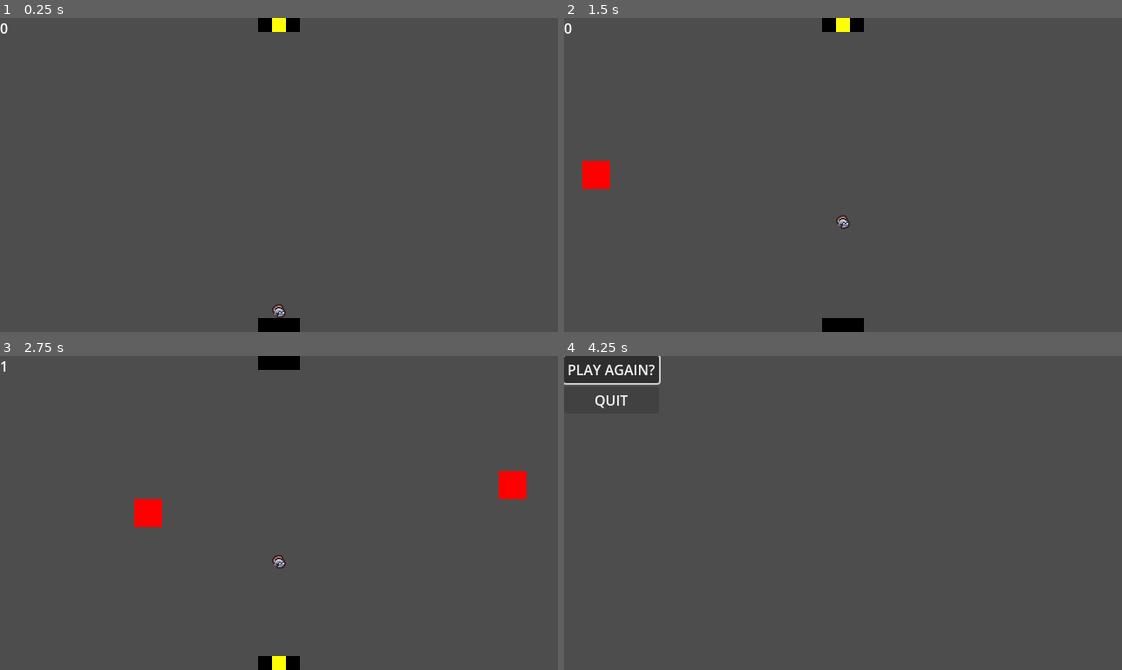
Above: before the commit, frames 1-4 (two rows, left to right).
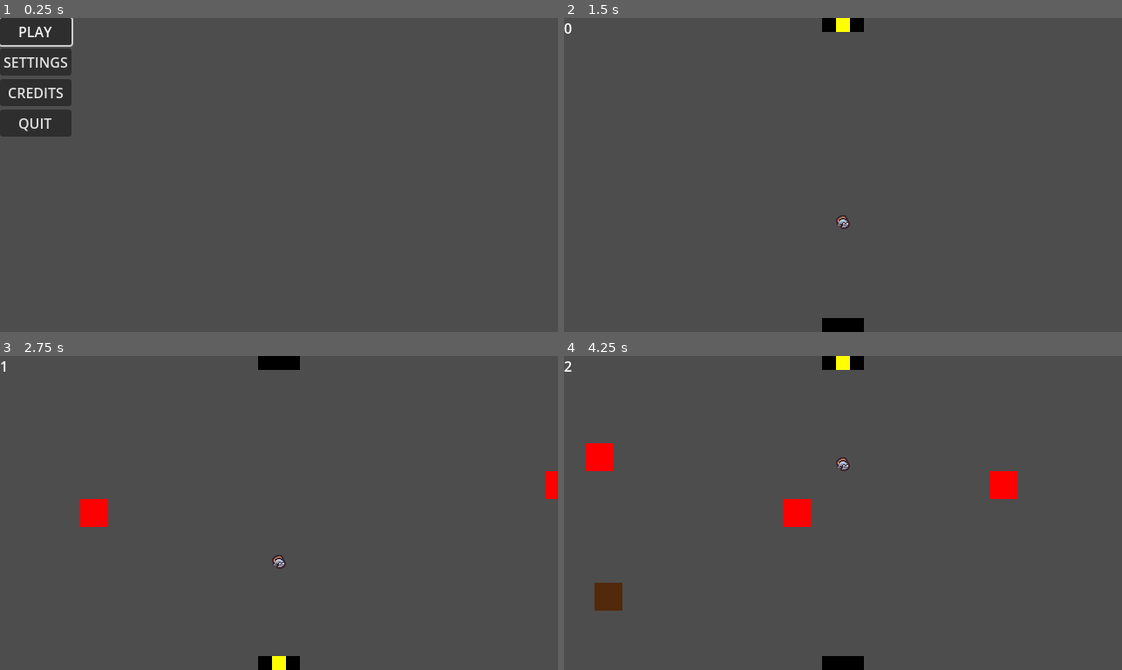
Above: after the commit, the same moments.

Repository: SpoopCats/FiniteStateMachine
Game: Godot game, scene res://scenes/UI/start_menu/start_menu.tscn
Same seed, same stepped clock (60 frames per second), same inputs: the game is played once before the commit and once after it. Before the commit the project starts from res://scenes/main.tscn.
Inputs (mouse positions are in pixels of both pictures, inside the frame that each line leads up to):
- Up to frame 1 (0.25 s): no input
- Up to frame 2 (1.5 s): click (597, 30) at 0.5 s, where only the run after the commit has a clickable "PLAY"; tap Enter (ui_accept) at 1.25 s
- Up to frame 3 (2.75 s): tap Enter (ui_accept) at 1.52, 2.27 s
- Up to frame 4 (4.25 s): tap Enter (ui_accept) at 3.77 s

The runs differ from the first frame. In frame 1, 5.1% of the frame differs, in the area x 0-54%, y 0-100%; in frame 2, 0.4%; in frame 3, 1.5%; in frame 4, 4.2%.

Commit message:
Change launch to main menu
Project -> Project Settings -> Run -> Main Scene: change to whatever you want.

Diff:
--- a/project.godot
+++ b/project.godot
@@ -11,7 +11,7 @@
 [application]
 
 config/name="FiniteStateMachine"
-run/main_scene="res://scenes/main.tscn"
+run/main_scene="res://scenes/UI/start_menu/start_menu.tscn"
 config/features=PackedStringArray("4.3", "Forward Plus")
 
 [autoload]
